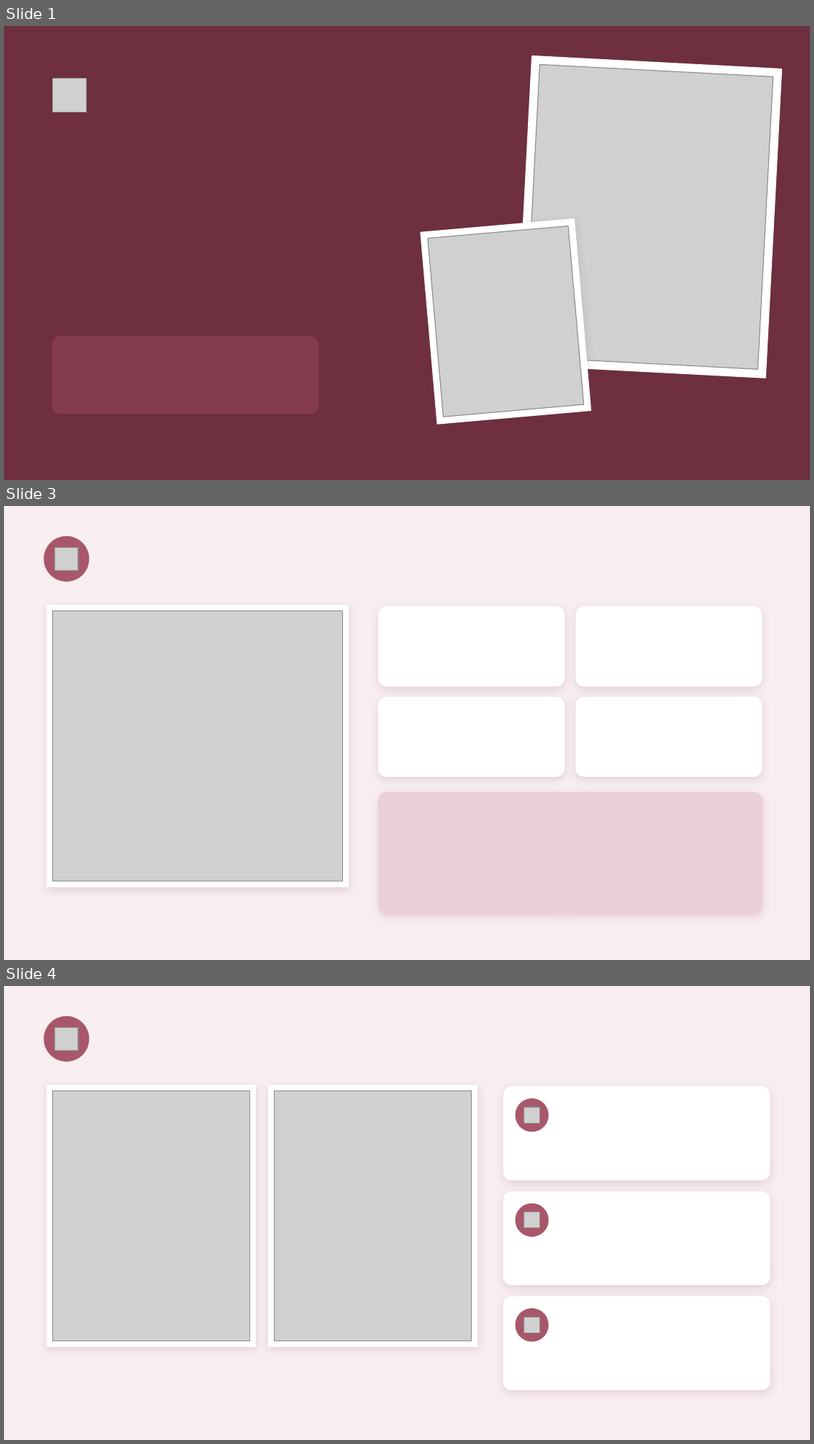
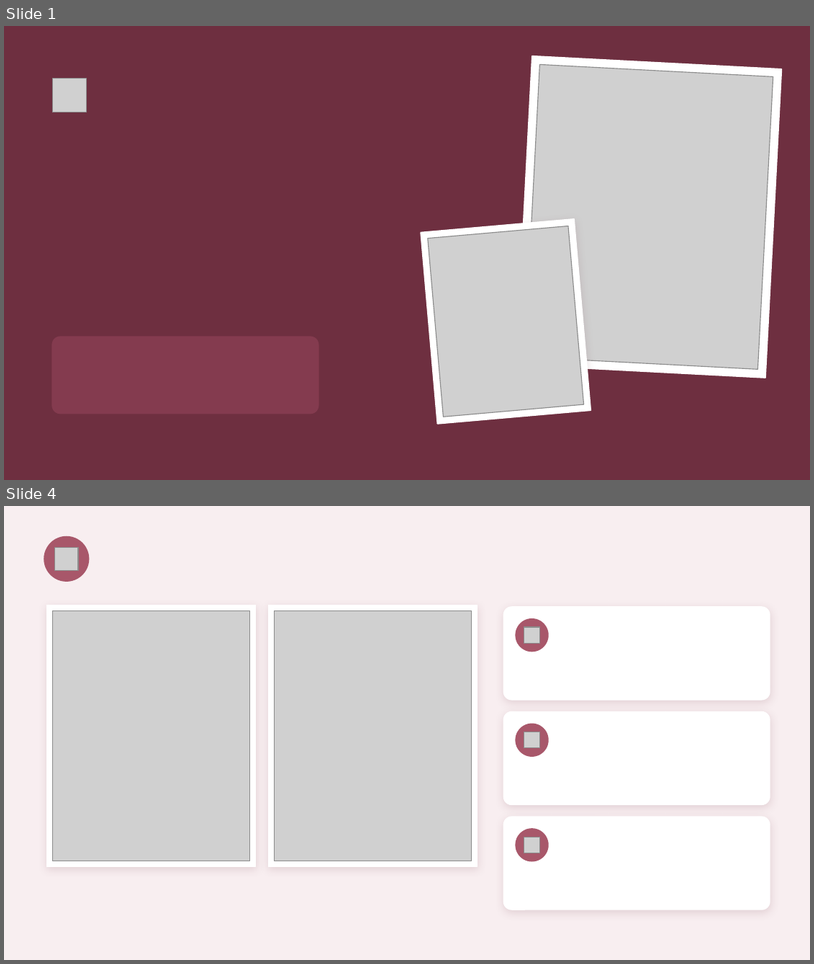
Before and after one commit to tdrzt4grdp-beep/P, a slide deck: svatebni_uces/pozadi/graficka_vrstva.pptx. Shown one above the other, each under a label of ours: slides 1, 3 and 4 before the commit, slides 1 and 4 after it; the slides between them are not shown. The pictures are 814x1444 and 814x964 pixels, drawn with LibreOffice and Linux fonts; fonts in the diff are those of the drawing; grey boxes stand for pictures. Boxes give left, top, right and bottom in pixels: in the first picture for what was removed or moved away, otherwise in the second. Text is boxed around its words. In the diff, an @@ line names an element or a change of style, - is before the commit and + after.

```diff
--- a/svatebni_uces/pozadi/graficka_vrstva.pptx
+++ b/svatebni_uces/pozadi/graficka_vrstva.pptx
@@ slide 3 removed at (4, 506, 810, 960), background #F8EEF0 @@
@@ ellipse removed at (44, 537, 89, 581) @@
@@ picture removed at (55, 547, 78, 571) @@
@@ rectangle removed at (46, 605, 348, 887) @@
@@ picture removed at (52, 611, 342, 881) @@
@@ rounded rectangle removed at (379, 607, 564, 686) @@
@@ rounded rectangle removed at (576, 607, 762, 686) @@
@@ rounded rectangle removed at (379, 697, 564, 776) @@
@@ rounded rectangle removed at (576, 697, 762, 776) @@
@@ rounded rectangle removed at (379, 793, 762, 914) @@
```
Also in this commit, not shown: 1 slide changed, 1 slide added, 6 other files.
